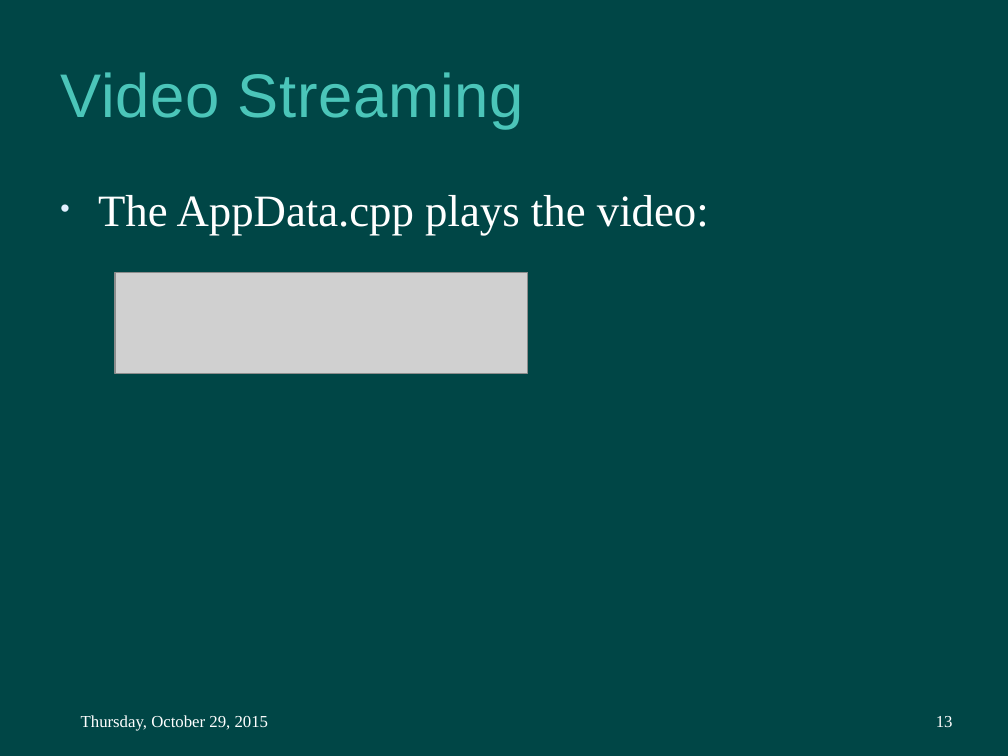
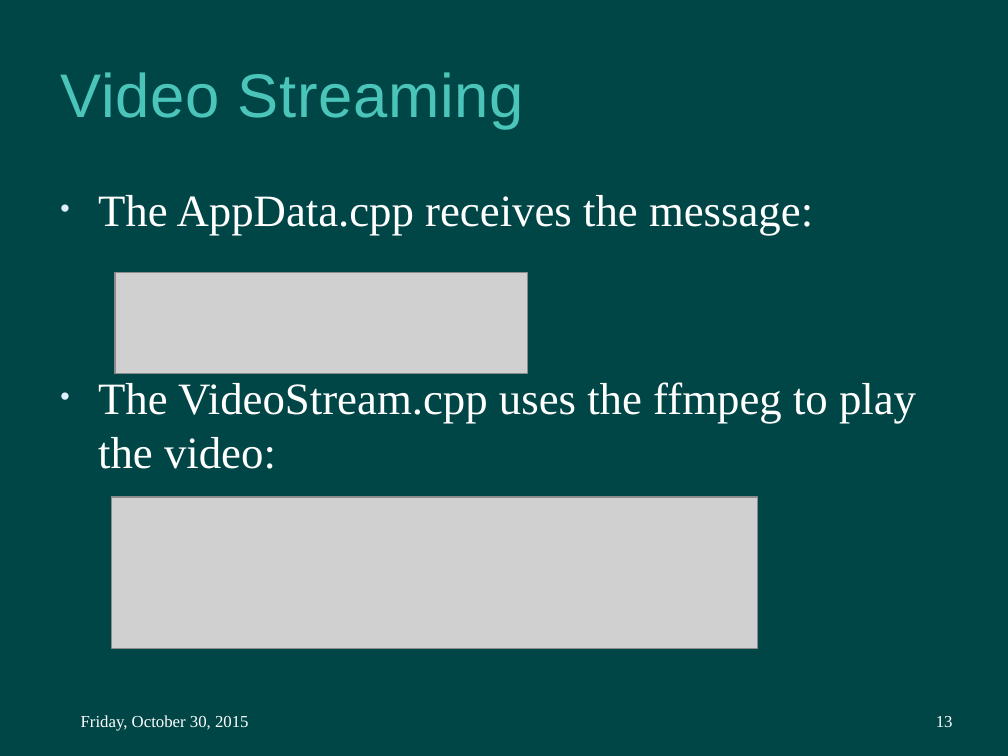
Before and after one commit to APCVSRepo/hmi_sdk, a slide deck: slide 13 of Doc/QT SDK Introduction.pptx. Drawn at 1008x756 pixels with LibreOffice and Linux fonts; fonts in the diff are those of the drawing; grey boxes stand for pictures; background and template pictures are left out. Boxes give left, top, right and bottom in pixels: in the first picture for what was removed or moved away, otherwise in the second. Text is boxed around its words. In the diff, an @@ line names an element or a change of style, - is before the commit and + after.

```diff
--- a/Doc/QT SDK Introduction.pptx
+++ b/Doc/QT SDK Introduction.pptx
@@ text at (x1=98, y1=195, x2=916, y2=469): text changed @@
-• The AppData.cpp plays the video:
+• The AppData.cpp receives the message:
+• The VideoStream.cpp uses the ffmpeg to play the video:
@@ picture added at (x1=111, y1=497, x2=758, y2=648) @@
@@ text at (x1=81, y1=715, x2=249, y2=731): text changed @@
-Thursday, October 29, 2015
+Friday, October 30, 2015
```
Also in this commit, not shown: 24 other slides changed.
